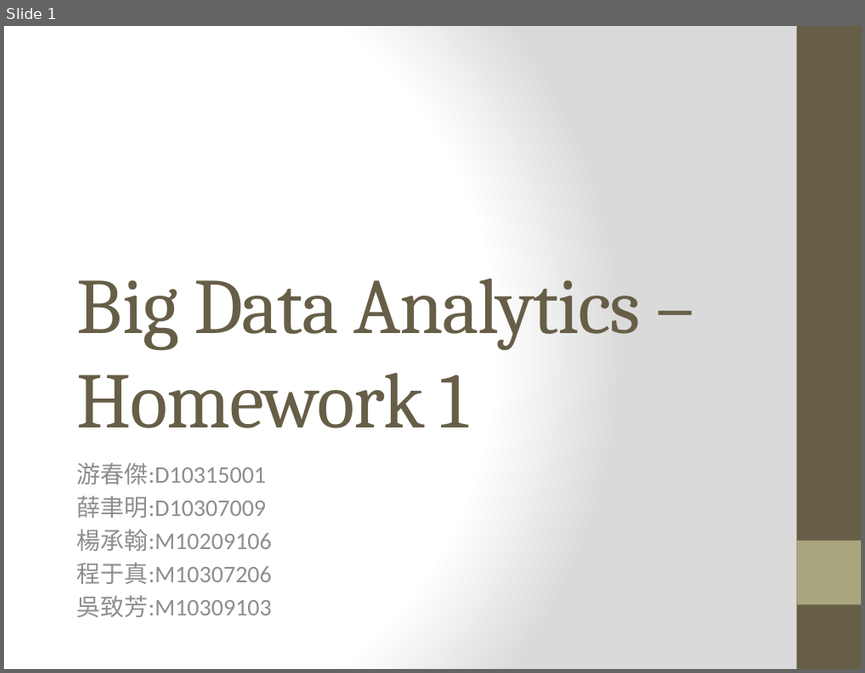
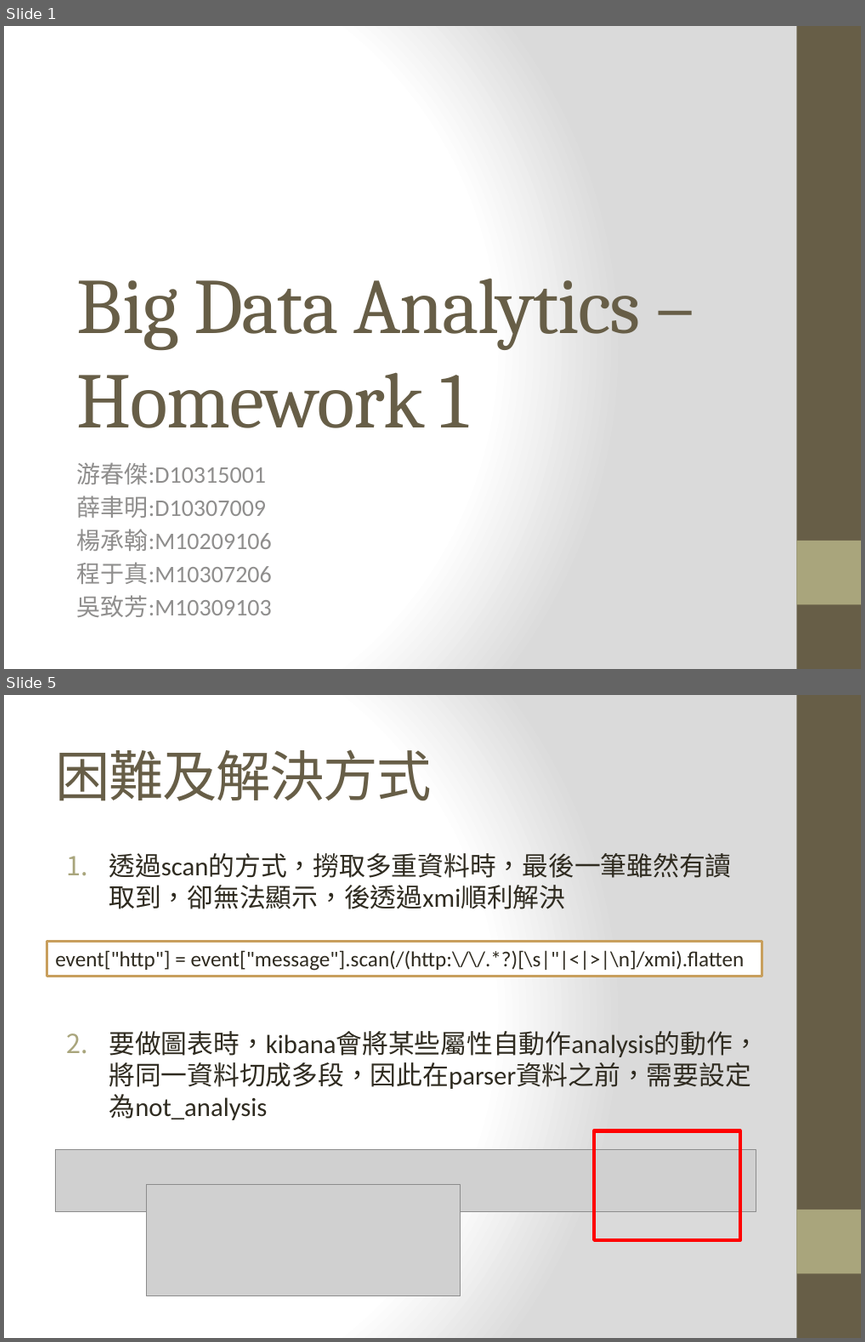
Before and after one commit to yuchunjie/BigData, a slide deck: HomeWork_1/DOC/PPT/PPT.pptx. Shown one above the other, each under a label of ours: slide 1 before the commit, slides 1 and 5 after it; the slides between them are not shown. The pictures are 865x673 and 865x1342 pixels, drawn with LibreOffice and Linux fonts; fonts in the diff are those of the drawing; grey boxes stand for pictures. Boxes give left, top, right and bottom in pixels: in the first picture for what was removed or moved away, otherwise in the second. Text is boxed around its words. In the diff, an @@ line names an element or a change of style, - is before the commit and + after.

```diff
--- a/HomeWork_1/DOC/PPT/PPT.pptx
+++ b/HomeWork_1/DOC/PPT/PPT.pptx
@@ slide 5 added at (x1=4, y1=695, x2=861, y2=1338), background gradient #FFFFFF to #DADADA; not listed: 2 template elements that a slide beside it also shows @@
@@ title added at (x1=55, y1=749, x2=431, y2=801), 46 pt, text #675E47 @@
+困難及解決方式
@@ text added at (x1=109, y1=853, x2=758, y2=1120), 22 pt, text #2F2B20 @@
+1. 透過scan的方式，撈取多重資料時，最後一筆雖然有讀取到，卻無法顯示，後透過xmi順利解決
+2. 要做圖表時，kibana會將某些屬性自動作analysis的動作，將同一資料切成多段，因此在parser資料之前，需要設定為not_analysis
@@ rectangle added at (x1=46, y1=941, x2=761, y2=975), fill #FFFFFF, outline #C89F5D 2 pt, 18 pt, text #2F2B20 @@
+event["http"] = event["message"].scan(/(http:\/\/.*?)[\s|"|<|>|\n]/xmi).flatten
@@ picture added at (x1=55, y1=1149, x2=756, y2=1211) @@
@@ rectangle added at (x1=595, y1=1130, x2=740, y2=1239), outline #FF0000 3 pt @@
@@ picture added at (x1=146, y1=1185, x2=460, y2=1297) @@
```
Also in this commit, not shown: 4 other slides added, 1 slide removed.
